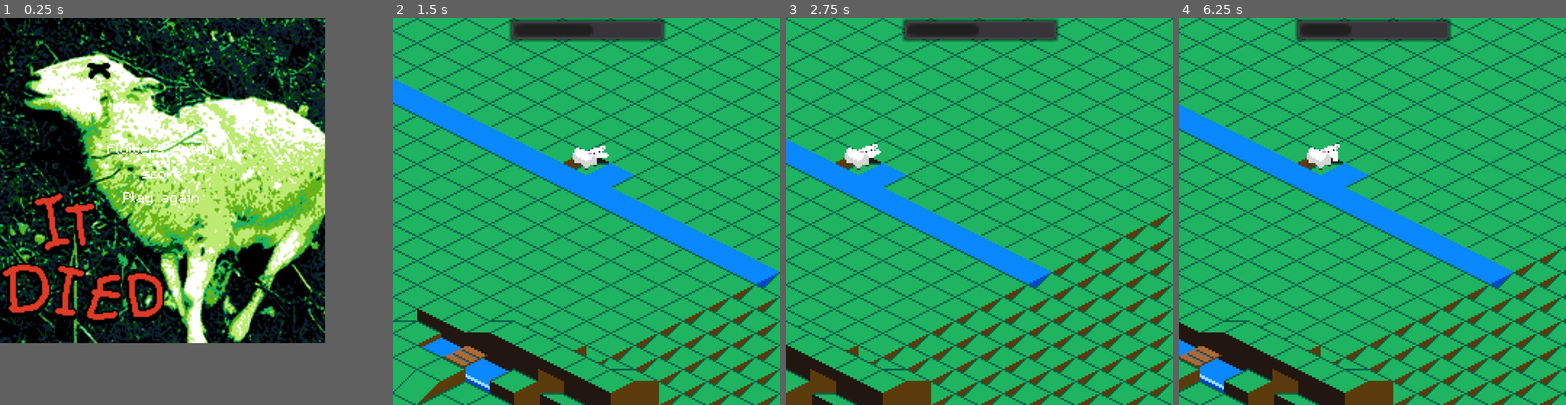
Above: before the commit, frames 1-4 (left to right).
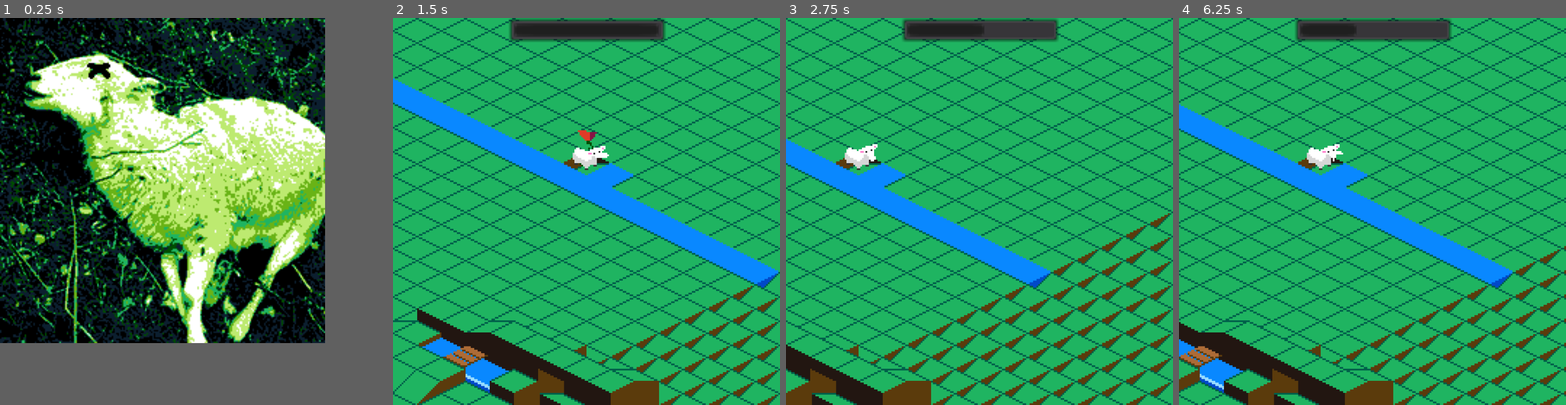
Above: after the commit, the same moments.

Repository: JuggleRob/LD46
Game: Godot game, scene res://src/Screens/EndScreen.tscn
Same seed, same stepped clock (60 frames per second), same inputs: the game is played once before the commit and once after it. This scene is started directly instead of the project's main scene.
Inputs (mouse positions are in pixels of both pictures, inside the frame that each line leads up to):
- Up to frame 1 (0.25 s): no input
- Up to frame 2 (1.5 s): click (555, 196) at 0.5 s, where only the run before the commit has a clickable "Play again"; click (625, 87) at 1.25 s, where only the run after the commit has a clickable "Play again"
- Up to frame 3 (2.75 s): hold Right (ui_right) from 2.03 s (still down)
- Up to frame 4 (6.25 s): release Right (ui_right) at 2.78 s; hold Down (ui_down) 2.78-3.53 s; hold Right (ui_right) 3.53-4.28 s; hold Up (ui_up) 4.28-5.03 s; hold Left (ui_left) from 5.03 s (still down)

The runs differ from the first frame. In frame 1, 4.4% of the frame differs, in the area x 0-56%, y 32-80%; in frame 2, 0.4%; in frame 3, less than 0.1%; in frame 4, less than 0.1%.

Commit message:
killscreen animatie

Diff:
--- a/project.godot
+++ b/project.godot
@@ -27,7 +27,7 @@
 [application]
 
 config/name="LD46"
-run/main_scene="res://src/Game/Game.tscn"
+run/main_scene="res://src/Screens/StartScreen.tscn"
 config/icon="res://icon.png"
 
 [autoload]
--- /dev/null
+++ b/src/Screens/EndScreen.gd
@@ -0,0 +1,6 @@
+extends Control
+
+onready var anim_player: AnimationPlayer = get_node("AnimationPlayer")
+
+func _ready() -> void:
+	anim_player.play("drop")
--- a/src/Screens/EndScreen.tscn
+++ b/src/Screens/EndScreen.tscn
@@ -4,10 +4,11 @@
 [ext_resource path="res://src/UI/play_button.tscn" type="PackedScene" id=2]
 [ext_resource path="res://assets/dead sheep.png" type="Texture" id=3]
 [ext_resource path="res://assets/it_died.png" type="Texture" id=4]
+[ext_resource path="res://src/Screens/EndScreen.gd" type="Script" id=5]
 
 [sub_resource type="Animation" id=1]
 resource_name = "drop"
-length = 0.8
+length = 1.7
 tracks/0/type = "value"
 tracks/0/path = NodePath("it_died:rect_position")
 tracks/0/interp = 1
@@ -15,31 +16,53 @@
 tracks/0/imported = false
 tracks/0/enabled = true
 tracks/0/keys = {
-"times": PoolRealArray( 0, 0.8 ),
-"transitions": PoolRealArray( 0.307786, 1 ),
+"times": PoolRealArray( 0, 0.3, 1.1 ),
+"transitions": PoolRealArray( 0.307786, 0.307786, 1 ),
 "update": 0,
-"values": [ Vector2( 0, -93.364 ), Vector2( 0, 120 ) ]
+"values": [ Vector2( 0, -93.364 ), Vector2( 0, -93.364 ), Vector2( 0, 120 ) ]
 }
-
-[sub_resource type="Animation" id=2]
-resource_name = "fade_in"
-tracks/0/type = "value"
-tracks/0/path = NodePath("it_died:modulate")
-tracks/0/interp = 1
-tracks/0/loop_wrap = true
-tracks/0/imported = false
-tracks/0/enabled = false
-tracks/0/keys = {
-"times": PoolRealArray( 0, 1 ),
-"transitions": PoolRealArray( 1, 1 ),
+tracks/1/type = "value"
+tracks/1/path = NodePath("flowers_eaten:rect_position")
+tracks/1/interp = 1
+tracks/1/loop_wrap = true
+tracks/1/imported = false
+tracks/1/enabled = true
+tracks/1/keys = {
+"times": PoolRealArray( 0, 0.3, 0.7, 1.3 ),
+"transitions": PoolRealArray( 1, 1, 1, 0.406126 ),
 "update": 0,
-"values": [ Color( 1, 1, 1, 0 ), Color( 1, 1, 1, 1 ) ]
+"values": [ Vector2( 122.28, -14.6303 ), Vector2( 122.28, -14.6303 ), Vector2( 122.28, -14.6303 ), Vector2( 122.28, 75.6198 ) ]
+}
+tracks/2/type = "value"
+tracks/2/path = NodePath("score:rect_position")
+tracks/2/interp = 1
+tracks/2/loop_wrap = true
+tracks/2/imported = false
+tracks/2/enabled = true
+tracks/2/keys = {
+"times": PoolRealArray( 0, 0.3, 0.8, 1.5 ),
+"transitions": PoolRealArray( 1, 1, 1, 1 ),
+"update": 0,
+"values": [ Vector2( 122.28, -14.6303 ), Vector2( 122.28, -14.6303 ), Vector2( 122.28, -14.6303 ), Vector2( 122.28, 92.7198 ) ]
+}
+tracks/3/type = "value"
+tracks/3/path = NodePath("play_button:rect_position")
+tracks/3/interp = 1
+tracks/3/loop_wrap = true
+tracks/3/imported = false
+tracks/3/enabled = true
+tracks/3/keys = {
+"times": PoolRealArray( 0, 0.3, 0.9, 1.7 ),
+"transitions": PoolRealArray( 1, 1, 1, 1 ),
+"update": 0,
+"values": [ Vector2( 122.28, -14.6303 ), Vector2( 122.28, -14.6303 ), Vector2( 122.28, -14.6303 ), Vector2( 122.28, 111.72 ) ]
 }
 
 [node name="EndScreen" type="Control"]
 anchor_right = 1.0
 anchor_bottom = 1.0
 theme = ExtResource( 1 )
+script = ExtResource( 5 )
 __meta__ = {
 "_edit_use_anchors_": false
 }
@@ -57,42 +80,52 @@
 anchor_bottom = 1.0
 margin_top = -104.0
 margin_right = 113.0
-margin_bottom = -12.9999
+margin_bottom = -12.9988
 texture = ExtResource( 4 )
 __meta__ = {
 "_edit_use_anchors_": false
 }
 
-[node name="stats" type="VBoxContainer" parent="."]
+[node name="flowers_eaten" type="Label" parent="."]
 anchor_left = 0.5
 anchor_right = 0.5
-margin_left = -38.0
-margin_top = 84.0264
-margin_right = 38.0
-margin_bottom = 131.026
+margin_left = 10.2798
+margin_top = 75.6198
+margin_right = 86.2798
+margin_bottom = 88.6198
+size_flags_horizontal = 3
+size_flags_vertical = 6
+custom_colors/font_color = Color( 0, 0, 0, 1 )
+text = "Flowers eaten:"
+align = 1
 __meta__ = {
 "_edit_use_anchors_": false
 }
 
-[node name="flowers_eaten" type="Label" parent="stats"]
-margin_right = 76.0
-margin_bottom = 13.0
-size_flags_horizontal = 3
-size_flags_vertical = 6
-text = "Flowers eaten:"
-align = 1
-
-[node name="score" type="Label" parent="stats"]
-margin_top = 17.0
-margin_right = 76.0
-margin_bottom = 30.0
+[node name="score" type="Label" parent="."]
+anchor_left = 0.5
+anchor_right = 0.5
+margin_left = 10.2798
+margin_top = 92.7198
+margin_right = 86.2798
+margin_bottom = 105.72
 size_flags_horizontal = 3
 size_flags_vertical = 7
+custom_colors/font_color = Color( 0, 0, 0, 1 )
 text = "score"
 align = 1
 
-[node name="play_button" parent="stats" instance=ExtResource( 2 )]
+[node name="play_button" parent="." instance=ExtResource( 2 )]
+anchor_left = 0.5
+anchor_right = 0.5
+margin_left = 10.2798
+margin_top = 111.72
+margin_right = 86.2798
+margin_bottom = 124.72
+custom_colors/font_color_disabled = Color( 0, 0, 0, 1 )
+custom_colors/font_color = Color( 0, 0, 0, 1 )
+custom_colors/font_color_hover = Color( 0.529412, 0.0627451, 0.0627451, 1 )
+custom_colors/font_color_pressed = Color( 0.529412, 0.0627451, 0.0627451, 1 )
 
 [node name="AnimationPlayer" type="AnimationPlayer" parent="."]
 anims/drop = SubResource( 1 )
-anims/fade_in = SubResource( 2 )
